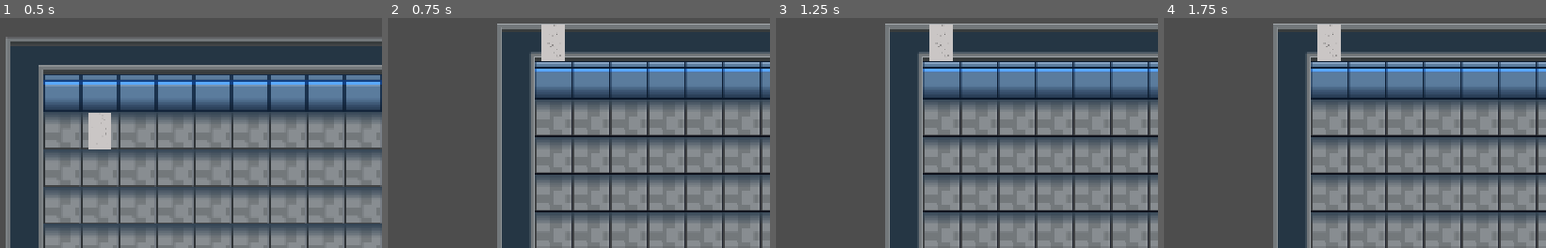
Above: before the commit, frames 1-4 (left to right).
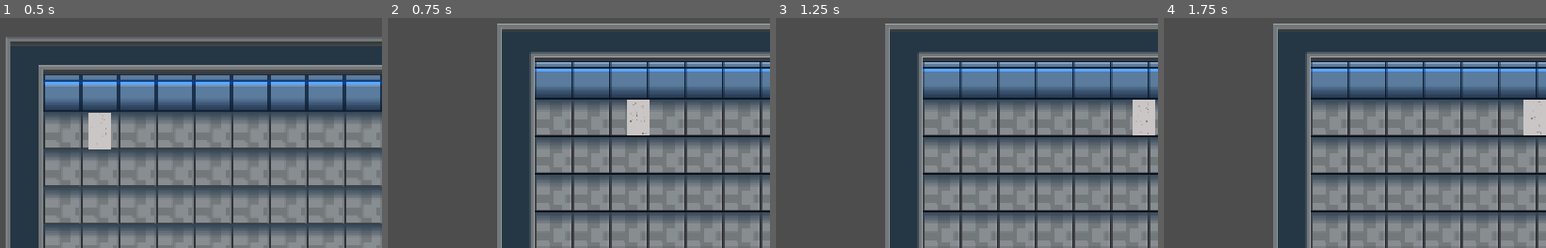
Above: after the commit, the same moments.

Repository: HunterJohnsonW/GodotJam99
Game: Godot game, scene res://game/level1.tscn
Same seed, same stepped clock (60 frames per second), same inputs: the game is played once before the commit and once after it. This scene is started directly instead of the project's main scene.
Inputs (mouse positions are in pixels of both pictures, inside the frame that each line leads up to):
- Up to frame 1 (0.5 s): no input
- Up to frame 2 (0.75 s): tap Enter at 0.5 s; move the mouse to (outside the picture) at 0.52 s; hold D (right) from 0.53 s (still down); hold Middle mouse button (camera_pan) from 0.53 s (still down); click (outside the picture) at 0.67 s
- Up to frame 3 (1.25 s): keep holding D (right); keep holding Middle mouse button (camera_pan)
- Up to frame 4 (1.75 s): release D (right) at 1.25 s; release Middle mouse button (camera_pan) at 1.25 s; drag from (outside the picture) to (outside the picture) at 1.27 s

Frame 1 is identical in both runs. In frame 2, 1.9% of the frame differs, in the area x 40-69%, y 2-52%; in frame 3, 1.9%, in the area x 40-100%, y 2-52%; in frame 4, 1.9%.

Commit message:
change player movement to 8 way directional

Diff:
--- a/entities/player/player.gd
+++ b/entities/player/player.gd
@@ -4,9 +4,14 @@
 
 var grid_position : Vector2i
 var layer : int
+var speed = 400.0
 
 func get_layer() -> int:
 	return self.layer
 
 func get_grid_position() -> Vector2i:
 	return self.grid_position
+
+func _physics_process(delta: float) -> void:
+	velocity = Input.get_vector("left", "right", "up", "down") * speed
+	move_and_slide()
--- a/game/level.gd
+++ b/game/level.gd
@@ -4,22 +4,11 @@
 @onready var player: Player = $Player
 @onready var map: Stack = $Map
 
-var tile_size = 64
-var inputs = {"up": Vector2i.UP, "down": Vector2i.DOWN, "left": Vector2i.LEFT, "right": Vector2i.RIGHT}
-
-# Called when the node enters the scene tree for the first time.
 func _ready() -> void:
 	pass
 
-# Called every frame. 'delta' is the elapsed time since the previous frame.
-func _process(delta: float) -> void:
+func _physics_process(delta: float) -> void:
 	pass
-
-func _unhandled_input(event: InputEvent) -> void:
-	for dir in inputs.keys():
-		if event.is_action_pressed(dir):
-			player.grid_position += inputs[dir]
-			player.position = player_layer().map_to_local(player.grid_position)
 
 func player_layer() -> Layer:
 	return map.layers.get(player.layer)
--- a/grid/layer.gd
+++ b/grid/layer.gd
@@ -2,6 +2,7 @@
 extends TileMapLayer
 
 @onready var drag_area : Area2D = $DragArea
+@onready var walk_area : Area2D = $DragArea
 
 var moving = false
 var last_mouse_pos : Vector2
